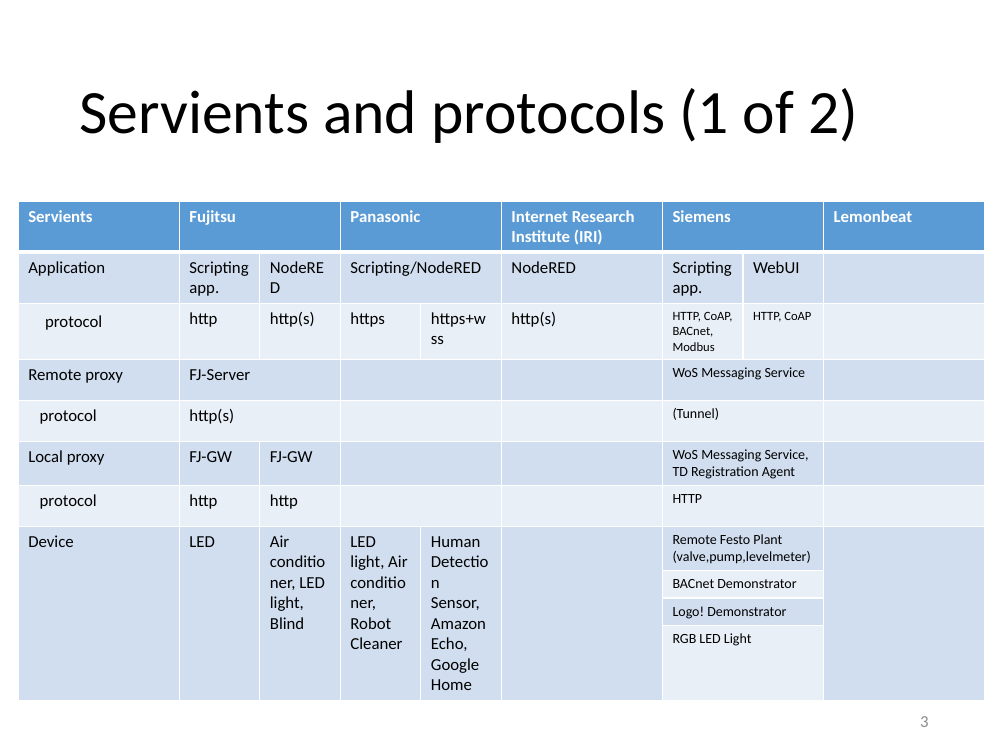
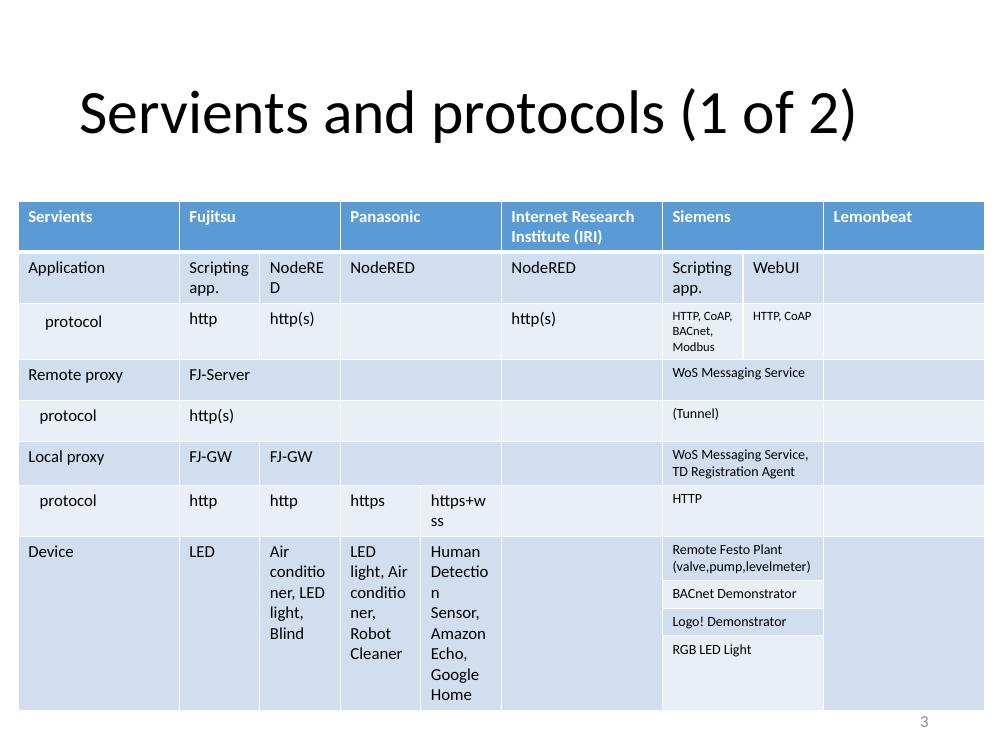
Before and after one commit to w3c/wot, a slide deck: slide 3 of plugfest/2017-burlingame/CollectionServientInfo20171019-panasonic.pptx. Drawn at 1008x756 pixels with LibreOffice and Linux fonts; fonts in the diff are those of the drawing. Boxes give left, top, right and bottom in pixels: in the first picture for what was removed or moved away, otherwise in the second. Text is boxed around its words. In the diff, an @@ line names an element or a change of style, - is before the commit and + after.

Commit message:
Re-modified 2.4 Servients and Protocols.
1. Delete Scripting Application because it cannot plug to the other
companies in the remained days.
2. Delete the application protocol because this information doesn't
matter to this PlugFest.

```diff
--- a/plugfest/2017-burlingame/CollectionServientInfo20171019-panasonic.pptx
+++ b/plugfest/2017-burlingame/CollectionServientInfo20171019-panasonic.pptx
@@ table at [18,202,986,705] @@
-row 2, column 4: Scripting/NodeRED
+row 2, column 4: NodeRED
-row 3, column 4: https
+row 3, column 4: 
-row 3, column 5: https+wss
+row 3, column 5: 
-row 7, column 4: 
+row 7, column 4: https
-row 7, column 5: 
+row 7, column 5: https+wss
```
